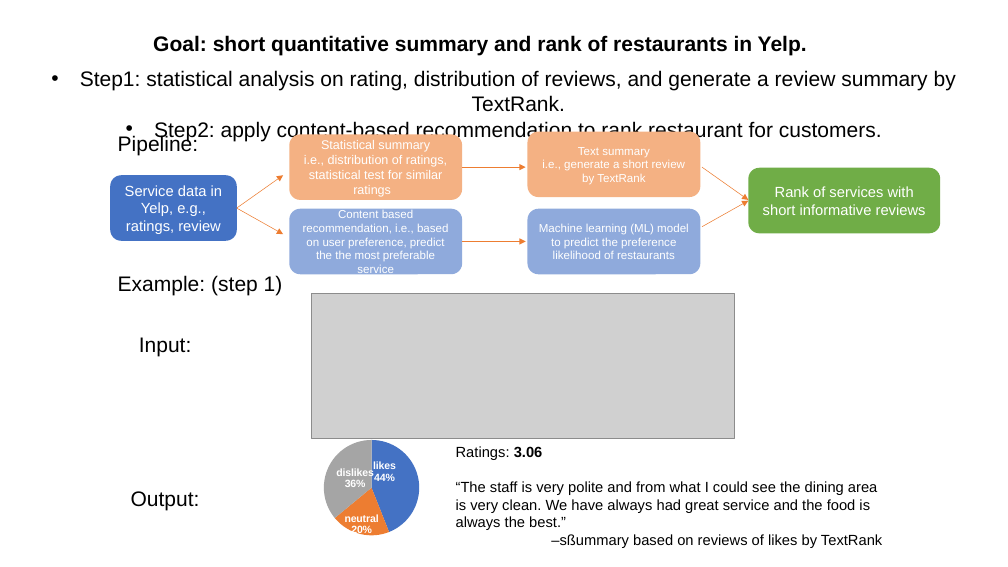
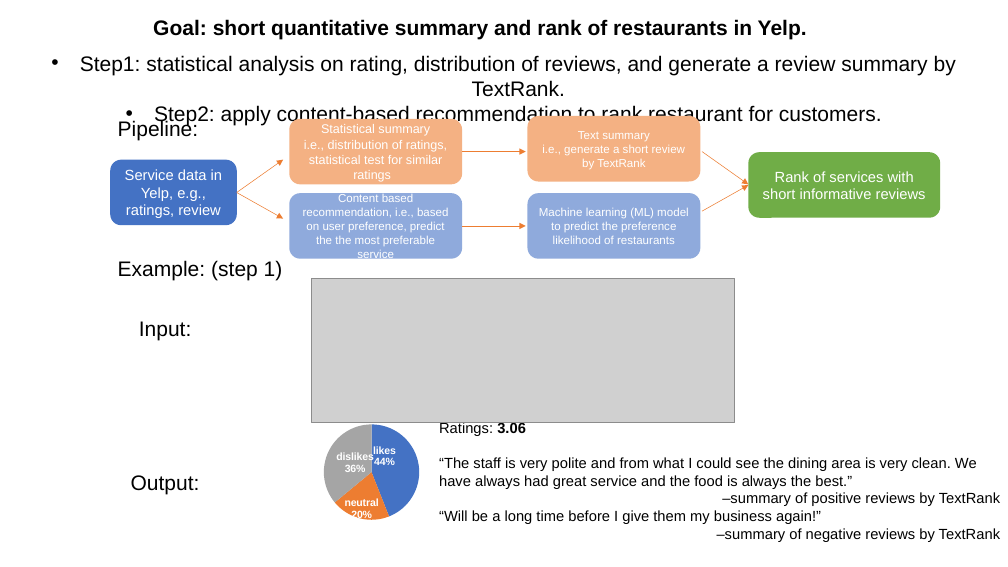
Before and after one commit to honeybird1991/Data_Incubator_Project, a slide deck: slide 1 of Project/Outline.pptx. Drawn at 1008x567 pixels with LibreOffice and Linux fonts; fonts in the diff are those of the drawing; grey boxes stand for pictures. Boxes give left, top, right and bottom in pixels: in the first picture for what was removed or moved away, otherwise in the second. Text is boxed around its words. In the diff, an @@ line names an element or a change of style, - is before the commit and + after.

```diff
--- a/Project/Outline.pptx
+++ b/Project/Outline.pptx
@@ 6 texts, 6 rounded rectangles, 6 arrows, 1 picture, 1 pie chart moved together from (x1=80, y1=35, x2=956, y2=567) to (x1=80, y1=19, x2=956, y2=557) @@
@@ text "Ratings: 3.06" moved from (x1=456, y1=446, x2=882, y2=548) to (x1=439, y1=422, x2=1000, y2=542) @@
@@ text at (x1=439, y1=492, x2=1000, y2=542): text changed @@
-–sßummary based on reviews of likes by TextRank
+–summary of positive reviews by TextRank
+“Will be a long time before I give them my business again!”
+–summary of negative reviews by TextRank
```
Also in this commit, not shown: 1 other file.
